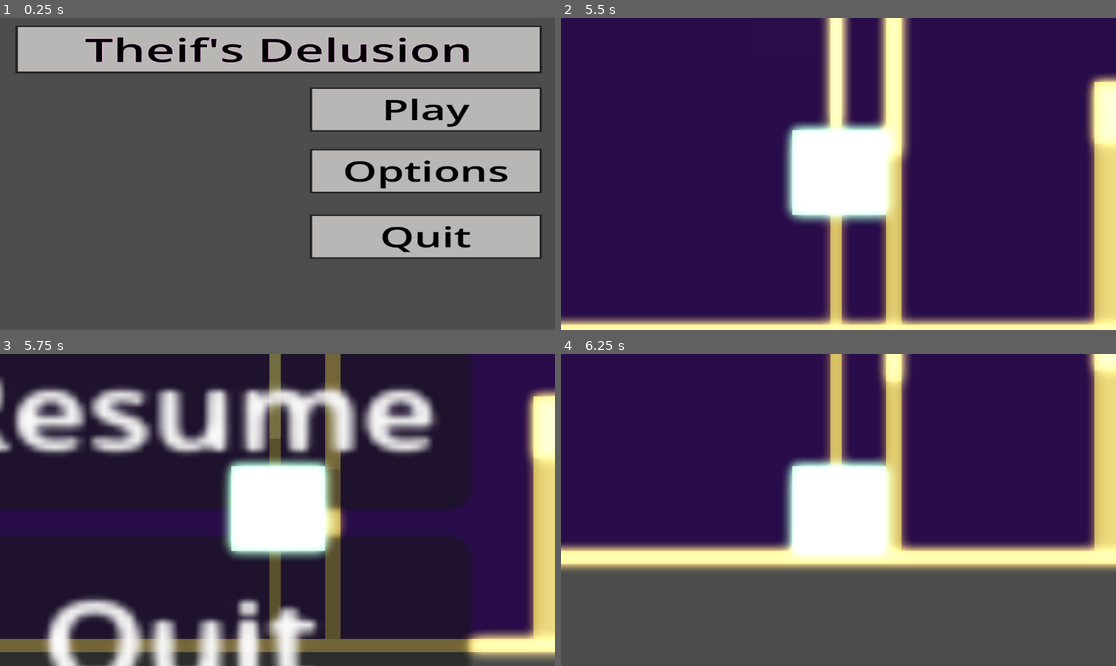
Above: before the commit, frames 1-4 (two rows, left to right).
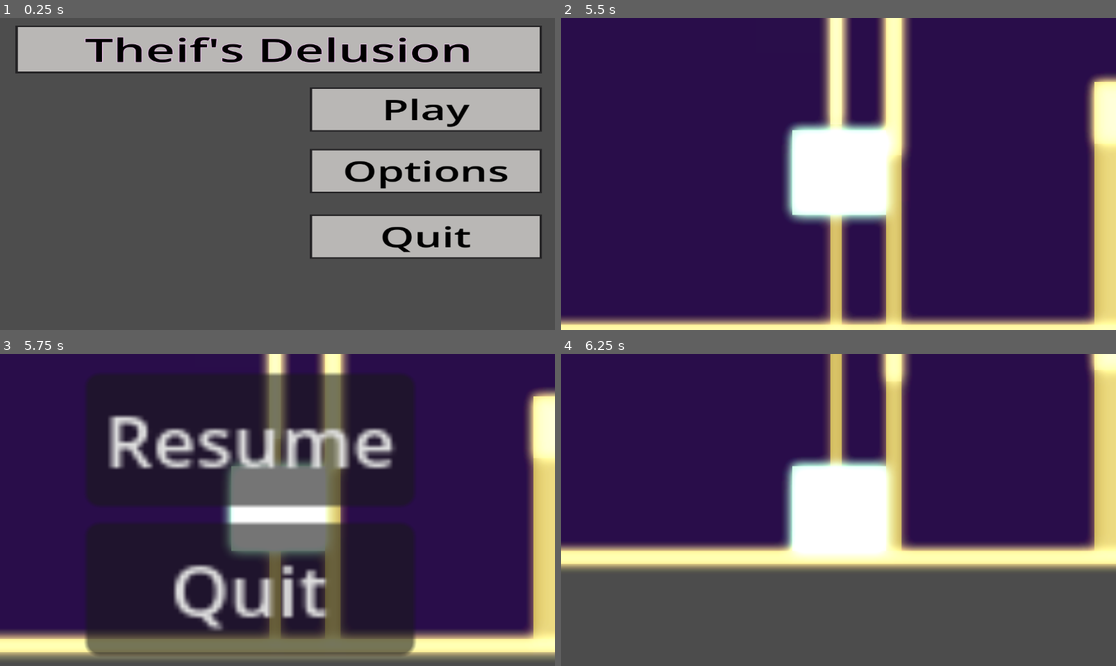
Above: after the commit, the same moments.

Repository: CertifiedWaterStealer/repository
Game: Godot game, scene res://scenes/main_menu.tscn
Two runs of this game, one before a commit and one after it. Both use one fixed random seed, a clock stepped at 60 frames per second and the inputs below. The project has no main scene, so this scene is started directly.
Inputs:
- Up to frame 1 (0.25 s): no input
- Up to frame 2 (5.5 s): click "Options" at 0.5 s; click "Play" at 1.25 s; tap Enter (ui_accept) at 2, 2.27, 3.02, 4.52, 5.27 s; hold Right (ui_right) 2.03-3.53 s; hold Left (ui_left) 3.53-4.28 s; hold Right (ui_right) from 4.28 s (still down)
- Up to frame 3 (5.75 s): keep holding Right (ui_right); tap Escape (esc) at 5.65 s
- Up to frame 4 (6.25 s): release Right (ui_right) at 5.75 s; click "Resume" at 5.75 s

Frames 1-2 are identical in both runs. In frame 3, 53% of the frame differs, in the area x 0-87%, y 0-100%; in frame 4, nothing differs.

Commit message:
Made it the pause menu more visible on the players screen

Diff:
--- a/main-project/scenes/Level_1.tscn
+++ b/main-project/scenes/Level_1.tscn
@@ -407,12 +407,20 @@
 [node name="WorldEnvironment" type="WorldEnvironment" parent="." unique_id=63757592]
 environment = SubResource("Environment_rf3rd")
 
-[node name="pause_menu" type="Node2D" parent="." unique_id=36918848]
+[node name="CanvasLayer" type="CanvasLayer" parent="." unique_id=5716347]
 visible = false
-position = Vector2(1264, 3100)
-scale = Vector2(19.109867, 16.327505)
-
-[node name="VBoxContainer" type="VBoxContainer" parent="pause_menu" unique_id=666908572]
+
+[node name="pause_menu" type="Control" parent="CanvasLayer" unique_id=346203053]
+layout_mode = 3
+anchors_preset = 0
+offset_left = 560.0
+offset_top = 391.00003
+offset_right = 560.0
+offset_bottom = 391.00003
+scale = Vector2(10.896902, 10.594289)
+
+[node name="VBoxContainer" type="VBoxContainer" parent="CanvasLayer/pause_menu" unique_id=666908572]
+layout_mode = 1
 anchors_preset = 8
 anchor_left = 0.5
 anchor_top = 0.5
@@ -428,11 +436,11 @@
 size_flags_horizontal = 4
 size_flags_vertical = 4
 
-[node name="Button" type="Button" parent="pause_menu/VBoxContainer" unique_id=1381723244]
+[node name="Button" type="Button" parent="CanvasLayer/pause_menu/VBoxContainer" unique_id=1381723244]
 layout_mode = 2
 text = "Resume"
 
-[node name="Button2" type="Button" parent="pause_menu/VBoxContainer" unique_id=1861715460]
+[node name="Button2" type="Button" parent="CanvasLayer/pause_menu/VBoxContainer" unique_id=1861715460]
 layout_mode = 2
 text = "Quit"
 
@@ -459,5 +467,5 @@
 rotation = 1.5707964
 shape = SubResource("RectangleShape2D_5xbjy")
 
-[connection signal="pressed" from="pause_menu/VBoxContainer/Button" to="." method="_resume"]
-[connection signal="pressed" from="pause_menu/VBoxContainer/Button2" to="." method="_quit"]
+[connection signal="pressed" from="CanvasLayer/pause_menu/VBoxContainer/Button" to="." method="_resume"]
+[connection signal="pressed" from="CanvasLayer/pause_menu/VBoxContainer/Button2" to="." method="_quit"]
--- a/main-project/script/pause_menu.gd
+++ b/main-project/script/pause_menu.gd
@@ -10,11 +10,11 @@
 func _process(delta):
 	if Input.is_action_just_pressed("esc"):
 		get_tree().paused = not get_tree().paused
-		$pause_menu.visible = not $pause_menu.visible
+		$CanvasLayer.visible = not $CanvasLayer.visible
 
 func _resume() -> void:
 	get_tree().paused = not get_tree().paused
-	$pause_menu.visible = not $pause_menu.visible
+	$CanvasLayer.visible = not $CanvasLayer.visible
 
 func _quit() -> void:
 	get_tree().paused = false
